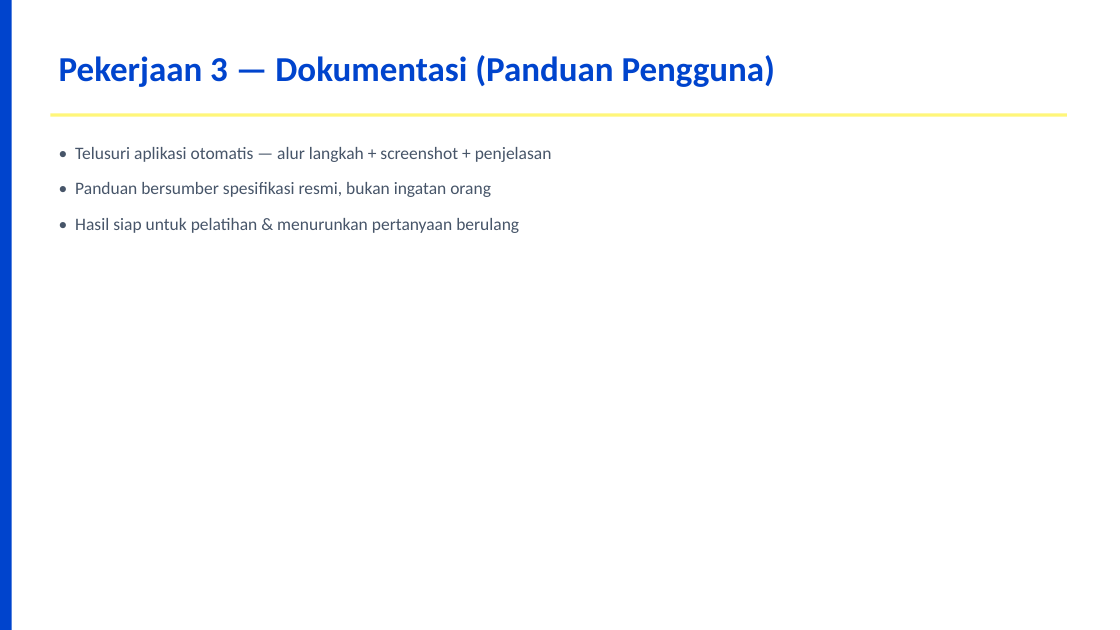
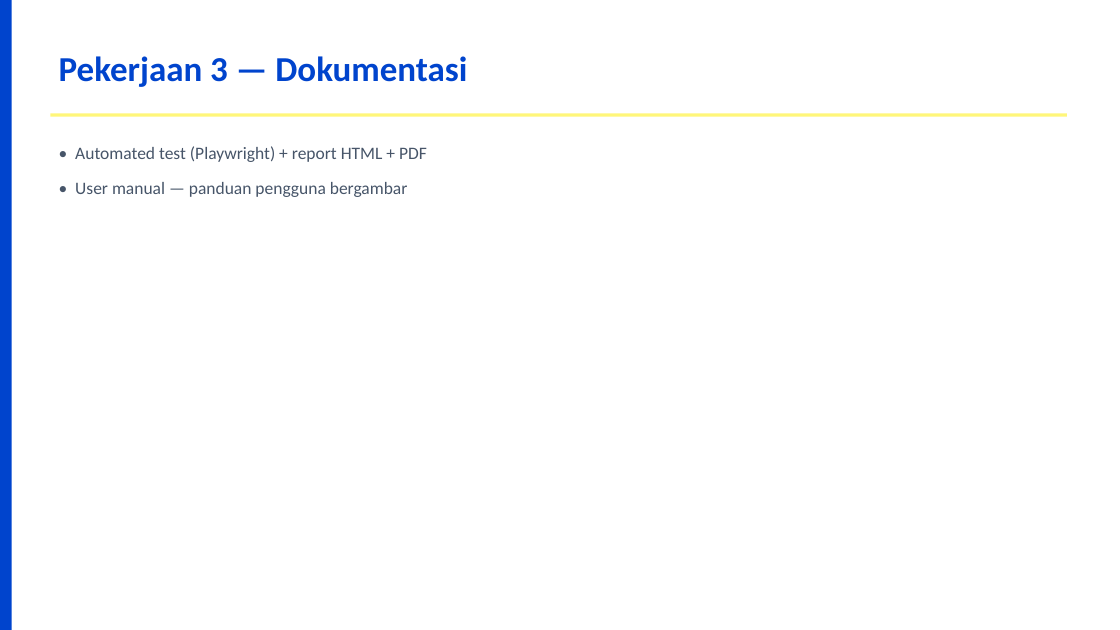
Before and after one commit to dhenta312/hackathon-appraisal, a slide deck: slide 7 of Presentasi-Penilaian-Kinerja.pptx. Drawn at 1120x630 pixels with LibreOffice and Linux fonts; fonts in the diff are those of the drawing. Boxes give left, top, right and bottom in pixels: in the first picture for what was removed or moved away, otherwise in the second. Text is boxed around its words. In the diff, an @@ line names an element or a change of style, - is before the commit and + after.

```diff
--- a/Presentasi-Penilaian-Kinerja.pptx
+++ b/Presentasi-Penilaian-Kinerja.pptx
@@ text at (x1=59, y1=56, x2=467, y2=87): text changed @@
-Pekerjaan 3 — Dokumentasi (Panduan Pengguna)
+Pekerjaan 3 — Dokumentasi
@@ text at (x1=75, y1=146, x2=427, y2=197): text changed @@
-• Telusuri aplikasi otomatis — alur langkah + screenshot + penjelasan
-• Panduan bersumber spesifikasi resmi, bukan ingatan orang
-• Hasil siap untuk pelatihan & menurunkan pertanyaan berulang
+• Automated test (Playwright) + report HTML + PDF
+• User manual — panduan pengguna bergambar
```
Also in this commit, not shown: 3 other slides changed, 3 other files.
